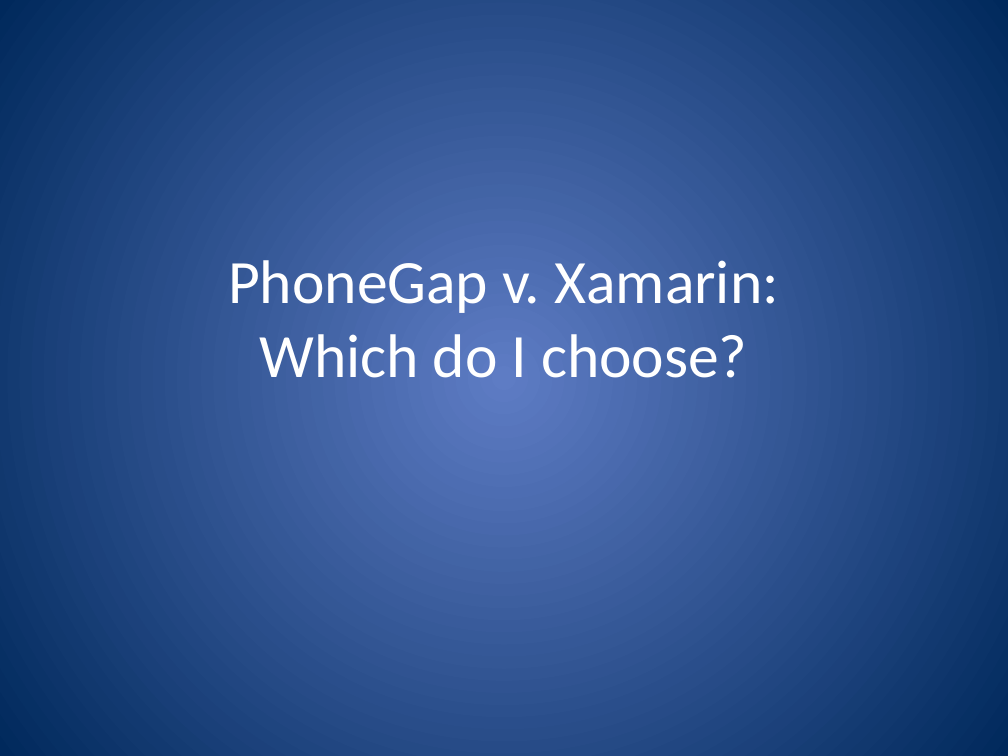
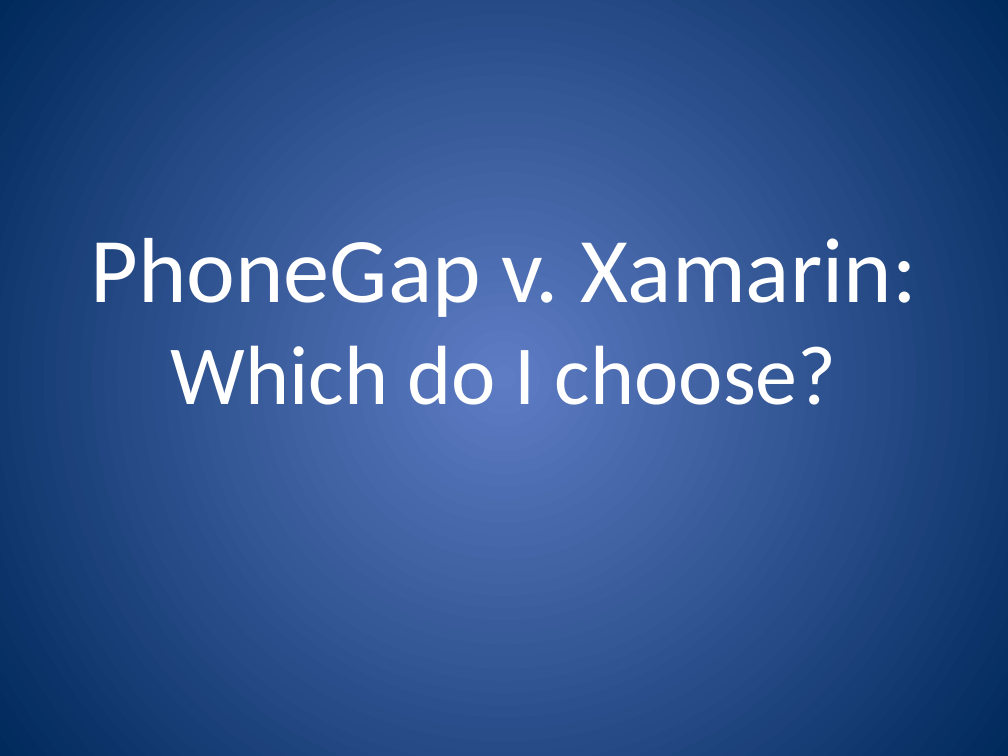
Before and after one commit to jerrelblankenship/Presentations, a slide deck: slide 12 of JointSpeakerTalks/PhoneGapXamarin/M3Conf2013/PhoneGap and Xamarin.pptx. Drawn at 1008x756 pixels with LibreOffice and Linux fonts; fonts in the diff are those of the drawing. Boxes give left, top, right and bottom in pixels: in the first picture for what was removed or moved away, otherwise in the second. Text is boxed around its words. In the diff, an @@ line names an element or a change of style, - is before the commit and + after.

```diff
--- a/JointSpeakerTalks/PhoneGapXamarin/M3Conf2013/PhoneGap and Xamarin.pptx
+++ b/JointSpeakerTalks/PhoneGapXamarin/M3Conf2013/PhoneGap and Xamarin.pptx
@@ title "PhoneGap v. Xamarin: Which do ..." at box(91, 238, 917, 405): size 44 to 66 pt in "PhoneGap v. Xamarin:"; size 44 to 60 pt in "Which do I choose?" @@
```
Also in this commit, not shown: 5 other slides changed.
